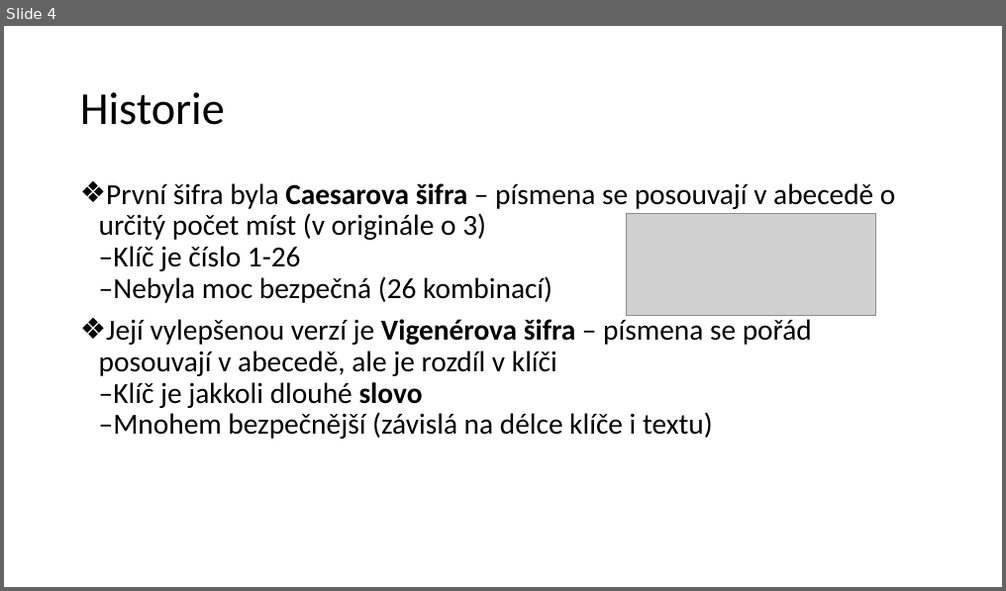
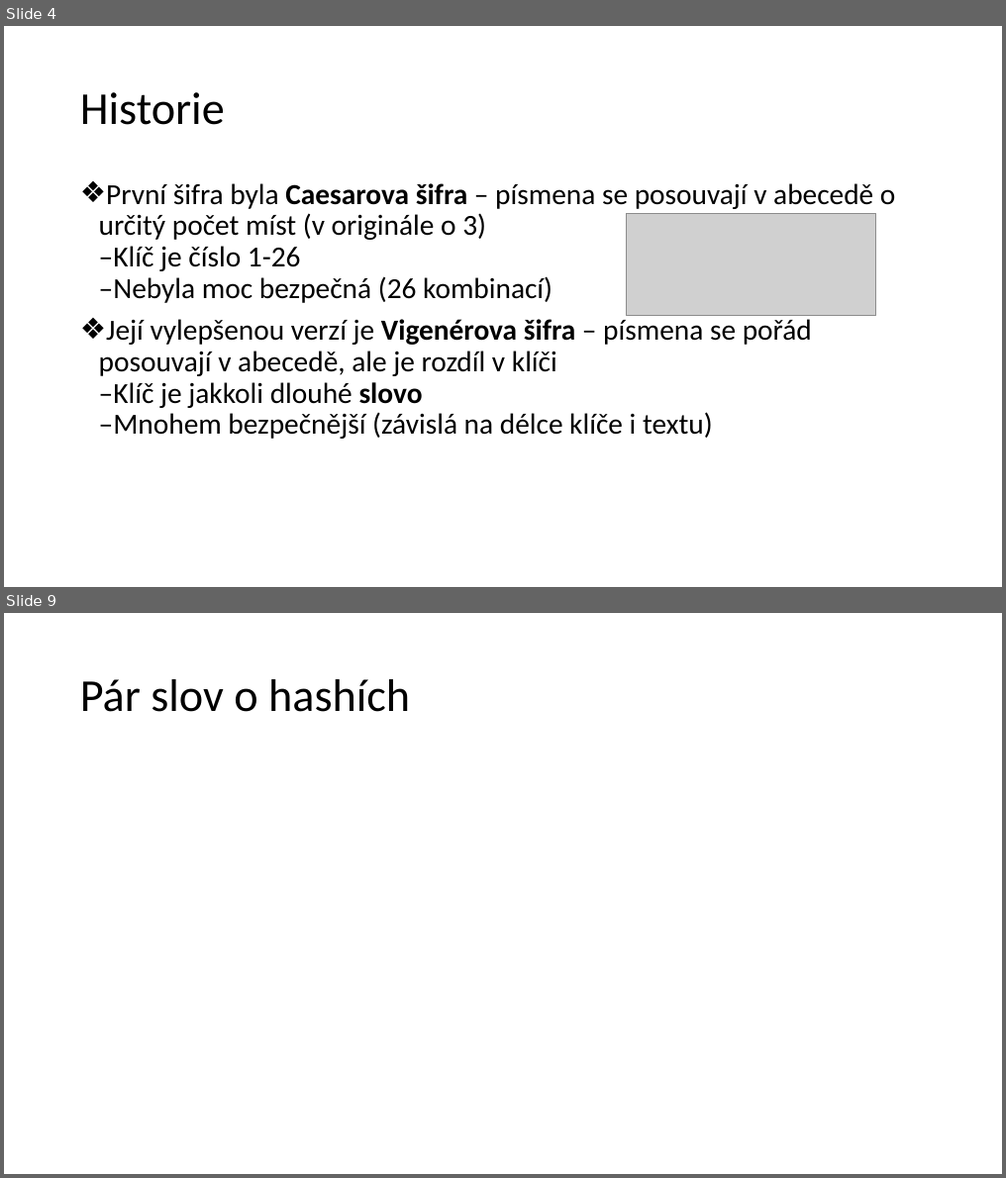
Before and after one commit to Xantus103/Kryptografie-prezentace, a slide deck: Šifrování JŽ.pptx. Shown one above the other, each under a label of ours: slide 4 before the commit, slides 4 and 9 after it; the slides between them are not shown. The pictures are 1006x591 and 1006x1178 pixels, drawn with LibreOffice and Linux fonts; fonts in the diff are those of the drawing; grey boxes stand for pictures; background and template pictures are left out. Boxes give left, top, right and bottom in pixels: in the first picture for what was removed or moved away, otherwise in the second. Text is boxed around its words. In the diff, an @@ line names an element or a change of style, - is before the commit and + after.

```diff
--- a/Šifrování JŽ.pptx
+++ b/Šifrování JŽ.pptx
@@ slide 9 added at (4, 613, 1002, 1174), background picture (left out) @@
@@ title added at (80, 679, 410, 712), 44 pt, text #000000 @@
+Pár slov o hashích
```
Also in this commit, not shown: 1 slide changed, 3 other slides added, 4 other files.
